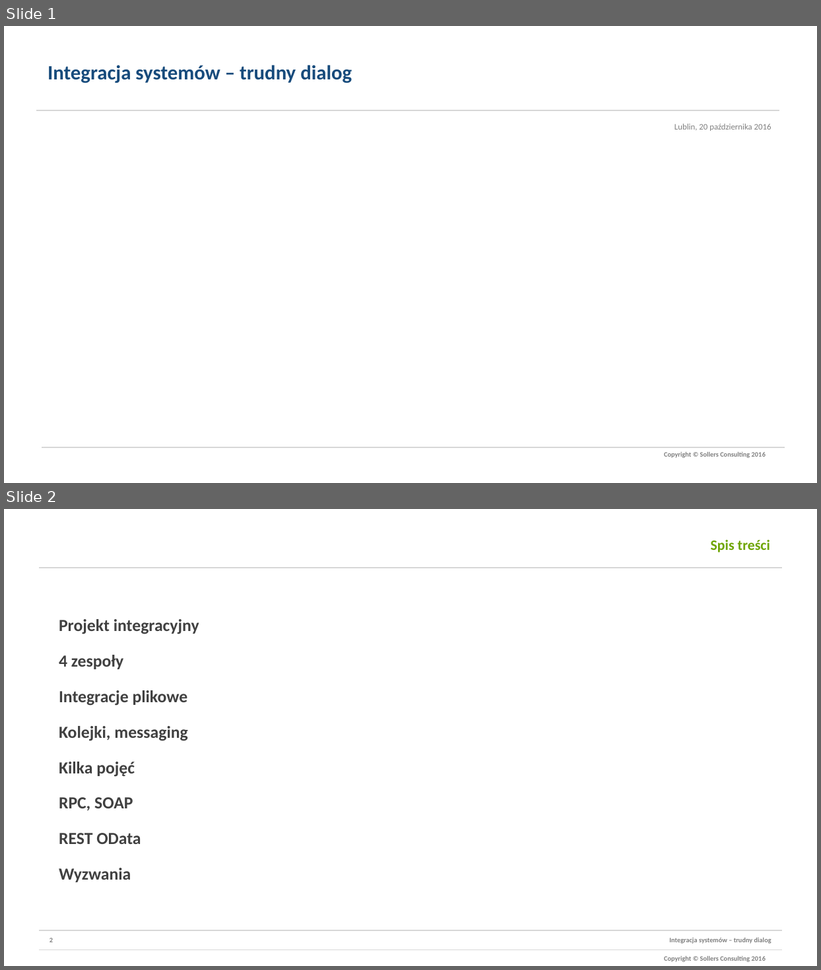
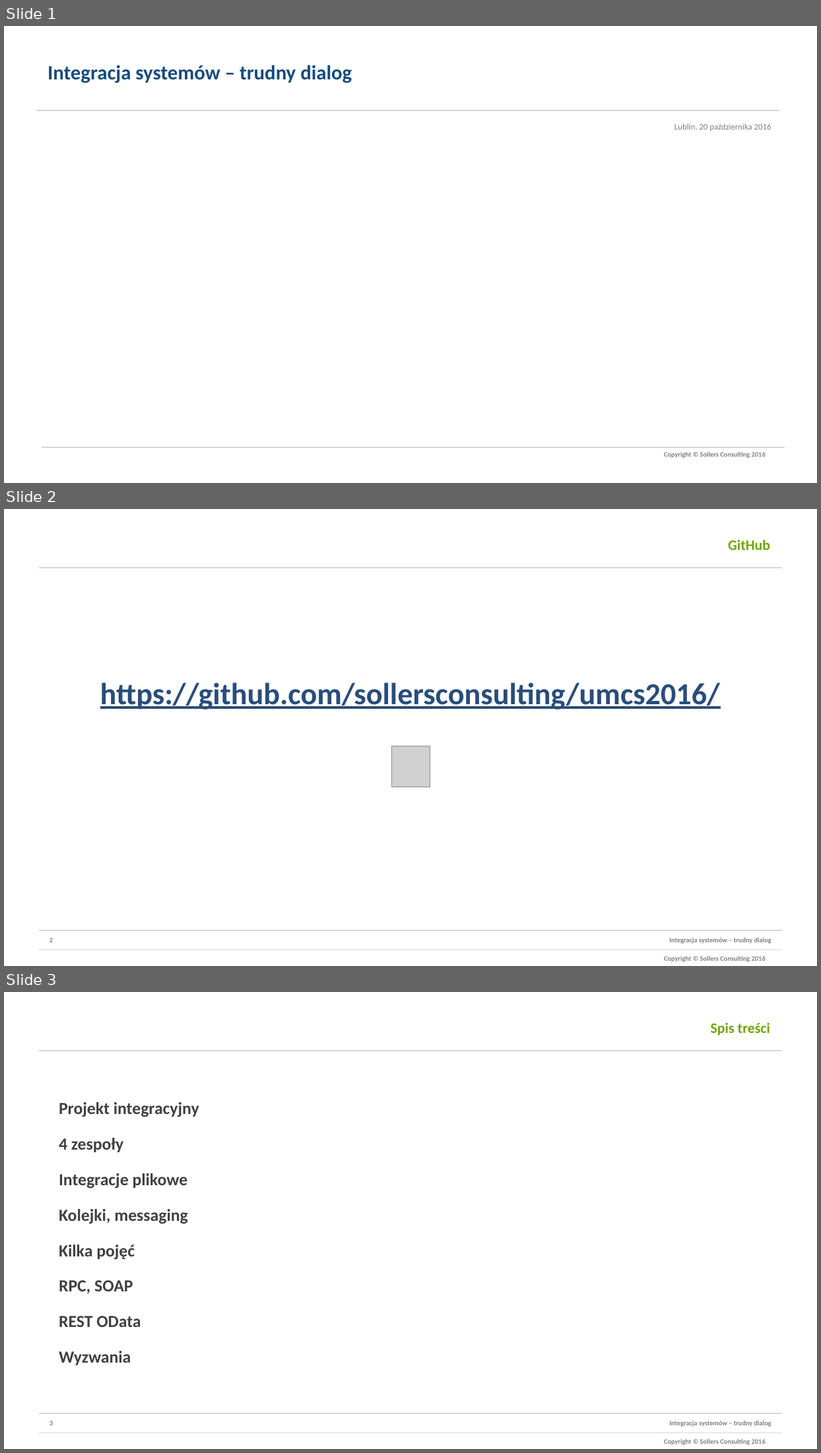
Before and after one commit to sollersconsulting/umcs2016, a slide deck: integracje.ppsx. Shown one above the other, each under a label of ours: slides 1 and 2 before the commit, slides 1, 2 and 3 after it. The pictures are 821x970 and 821x1453 pixels, drawn with LibreOffice and Linux fonts; fonts in the diff are those of the drawing; grey boxes stand for pictures; background and template pictures are left out. Boxes give left, top, right and bottom in pixels: in the first picture for what was removed or moved away, otherwise in the second. Text is boxed around its words. In the diff, an @@ line names an element or a change of style, - is before the commit and + after.

```diff
--- a/integracje.ppsx
+++ b/integracje.ppsx
@@ slide 2 added at bbox=[4, 509, 817, 966], background #FFFFFF; not listed: 6 template elements that a slide beside it also shows @@
@@ title added at bbox=[728, 539, 770, 550], 17 pt, text #6EA500, bold @@
+GitHub
@@ text added at bbox=[100, 683, 720, 710], 36 pt, text #294D7A, bold, underline @@
+https://github.com/sollersconsulting/umcs2016/
@@ picture added at bbox=[392, 747, 430, 787] @@
@@ what was slide 2 is now slide 3 @@
```
Also in this commit, not shown: 1 slide changed.
